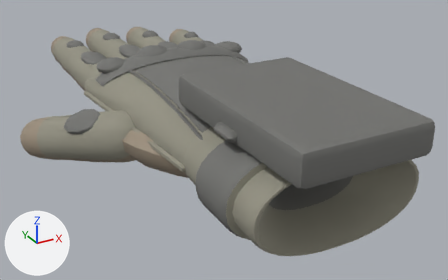
Two versions of the glTF model assets/models/hands/glove_right.glb, one commit apart.
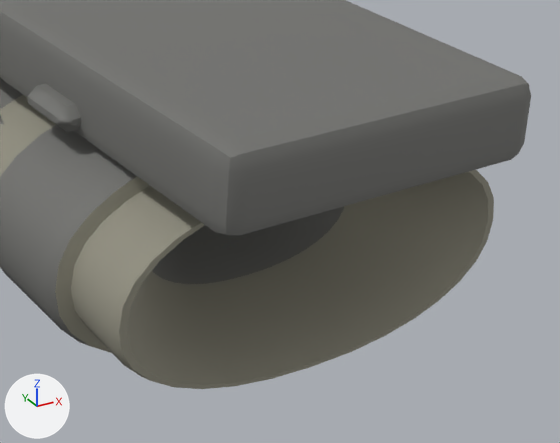
The first picture shows the older version from a camera (50 mm lens) standing at (-0.118, -0.227, 0.096) and looking at (0.007, 0.0, -0.017). The close-ups show the older and then the newer version on the part from 45% to 100% of the width and 30% to 100% of the height of that picture. Only the edits that show in the close-ups are written down. The axes (+X, +Y, +Z) are drawn at lower left. The lights are the same throughout. Where no turn or scale is listed for an object, it has been applied to the vertices. Vertices at exactly the same position are counted once.

In view in the first close-up: 'palm'.
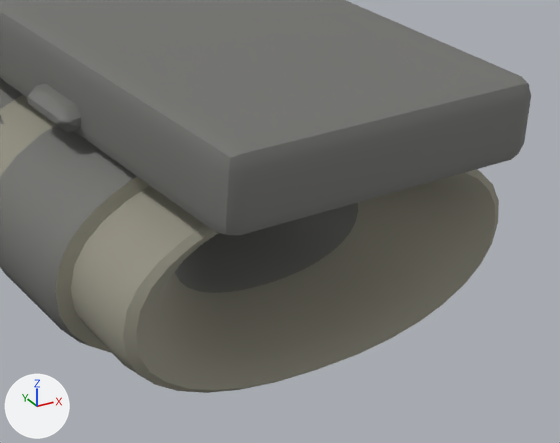
The edits, one by one:
me_palm is used by ob_palm; location (0.0, 0.0, 0.0).
me_palm had 2410 vertices, 4752 faces and spanned x -0.044..0.043, y -0.104..0.058, z -0.022..0.025.
me_palm now has 2475 vertices, 4882 faces and spans x -0.044..0.043, y -0.104..0.058, z -0.022..0.025.
me_palm part 1: 184 vertices moved from x -0.033..0.033, y -0.092..-0.062, z -0.019..0.013 to x -0.033..0.033, y -0.094..-0.08, z -0.019..0.013; 8 vertices removed from x -0.01..0.01, y -0.062, z -0.008..0.001; 73 vertices added at x -0.017..0.017, y -0.08..-0.055, z -0.011..0.005.
me_palm part 2: 40 faces spanning x -0.022..0.022, y -0.086..-0.08, z -0.014..0.007 switch from mat_padding (grey #73736f) to mat_glove (grey #959384).

What differs and where, as boxes (x1, y1, x2, y2) in the close-ups (560 x 443 px; the box of a moved part takes in the faces that stretch with it):
'palm', reshaped: before (0, 0, 531, 389); after (0, 0, 531, 393)
part 1 of me_palm, moved or reshaped: before (109, 170, 494, 389); after (109, 169, 499, 393)
part 2 of me_palm, recoloured: before (152, 206, 344, 284); after (168, 202, 360, 308)
